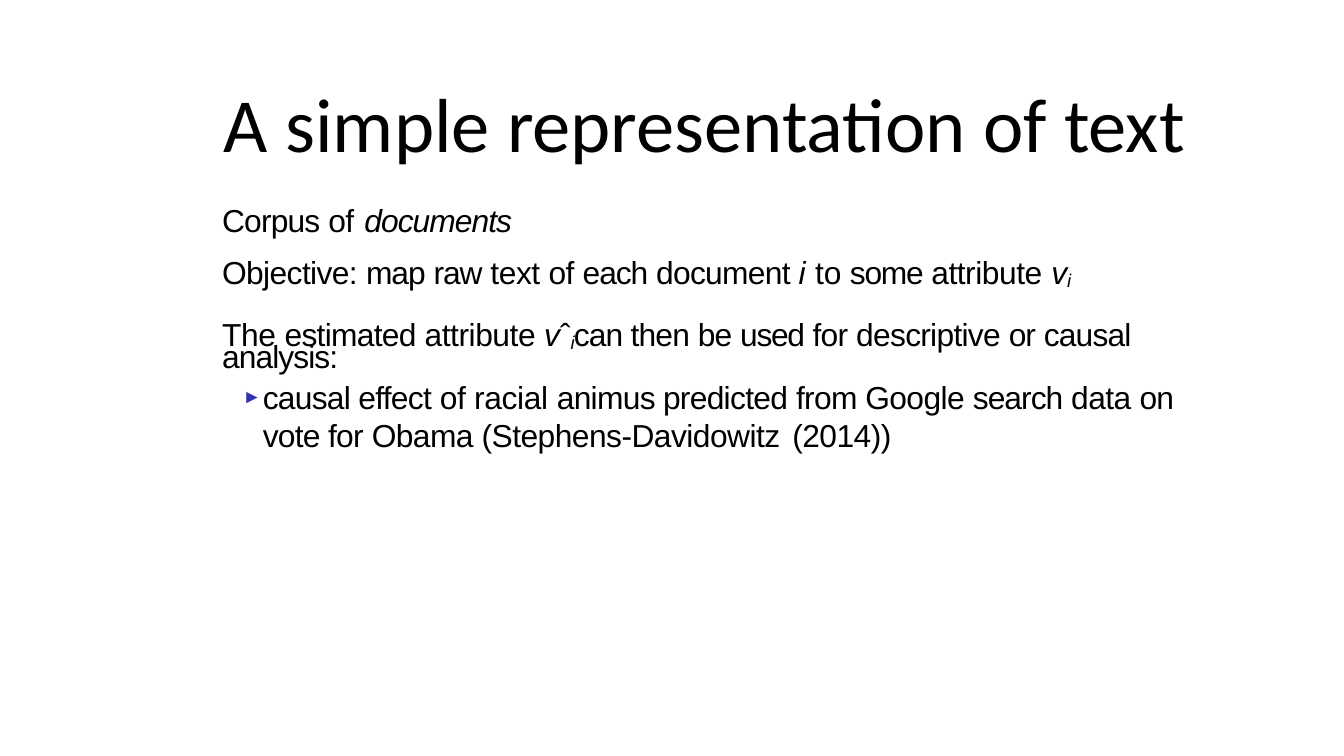
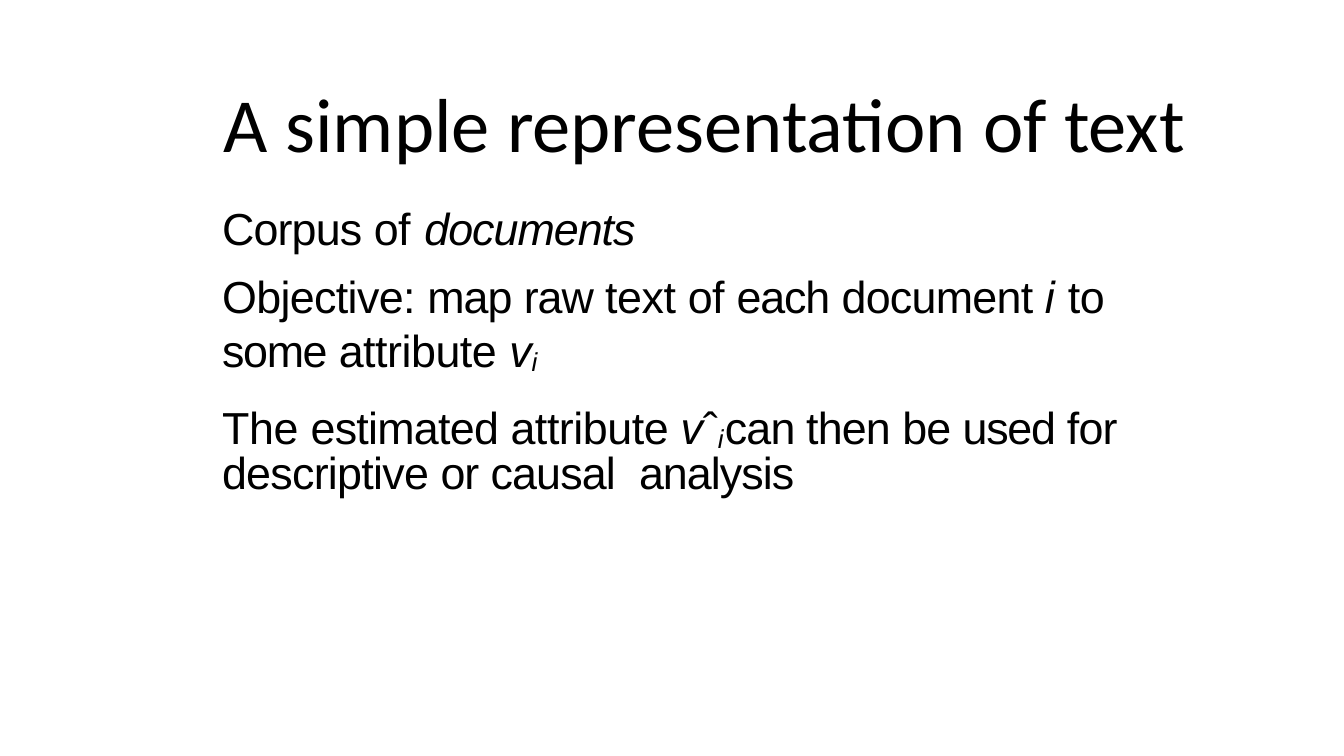
Before and after one commit to jhaber-zz/computational-text-analysis-intro-2019, a slide deck: slide 14 of intro_slides_textxd_2019.pptx. Drawn at 1344x756 pixels with LibreOffice and Linux fonts; fonts in the diff are those of the drawing. Boxes give left, top, right and bottom in pixels: in the first picture for what was removed or moved away, otherwise in the second. Text is boxed around its words. In the diff, an @@ line names an element or a change of style, - is before the commit and + after.

```diff
--- a/intro_slides_textxd_2019.pptx
+++ b/intro_slides_textxd_2019.pptx
@@ text at [222,212,1105,368]: size 17 to 24 pt in "Corpus of documents", "Objective: map raw text of each document ..." @@
@@ text at [222,411,1118,498]: text changed; size 17 to 24 pt @@
-The estimated attribute vˆi can then be used for descriptive or causal analysis:
-► causal effect of racial animus predicted from Google search data on vote for Obama (Stephens-Davidowitz (2014))
+The estimated attribute vˆi can then be used for
+descriptive or causal analysis
```
Also in this commit, not shown: 5 other slides changed, 1 slide added.
